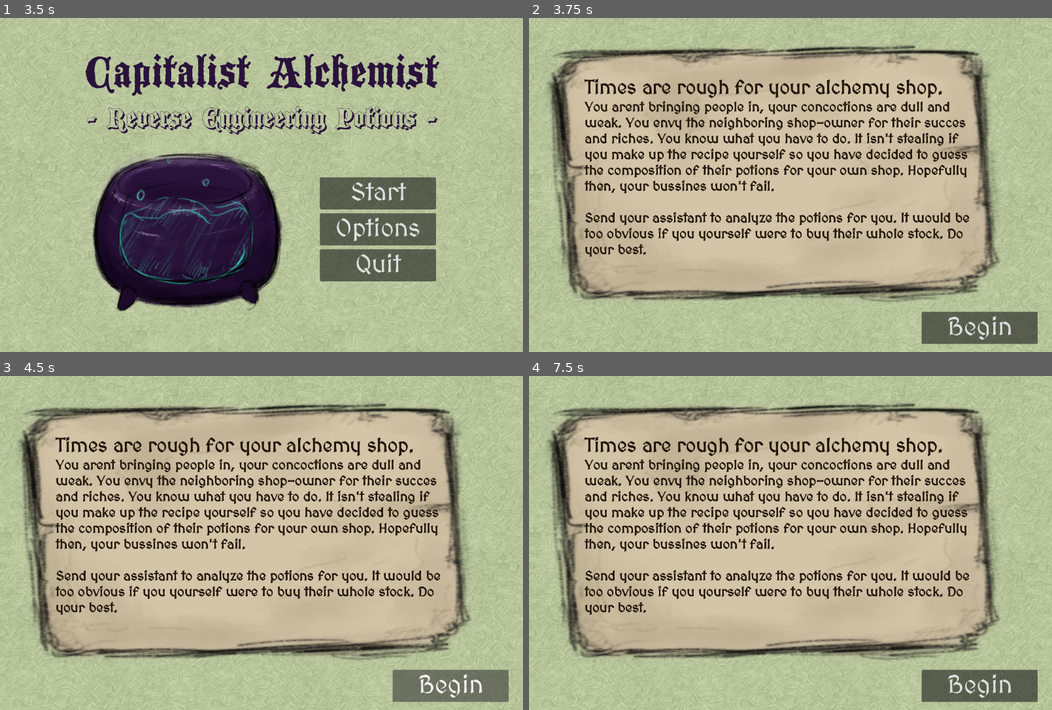
Above: before the commit, frames 1-4 (two rows, left to right).
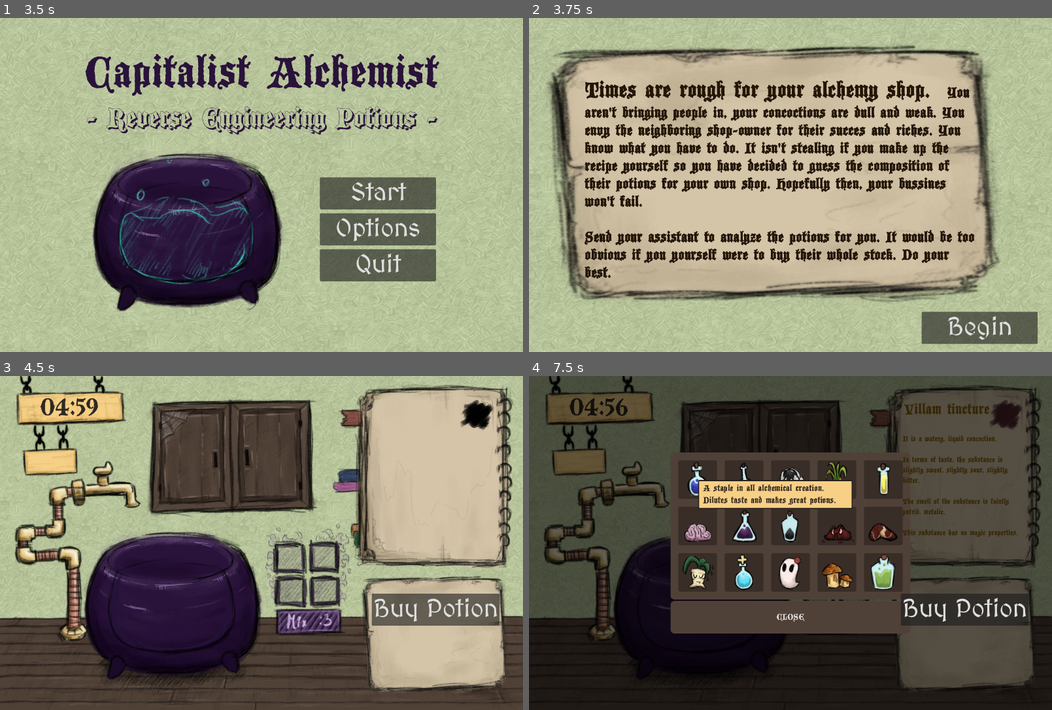
Above: after the commit, the same moments.

Repository: OsakiTsukiko/capitalist-alchemist
Game: Godot game, scene res://src/main_menu/main_menu.tscn
Same seed, same stepped clock (60 frames per second), same inputs: the game is played once before the commit and once after it.
Inputs (mouse positions are in pixels of both pictures, inside the frame that each line leads up to):
- Up to frame 1 (3.5 s): click "Options" at 0.5 s; click "Sound Effects" at 1.25 s; click "Music" at 2 s; click "Back" at 2.75 s
- Up to frame 2 (3.75 s): click "Start" at 3.5 s
- Up to frame 3 (4.5 s): click "Begin" at 4.25 s
- Up to frame 4 (7.5 s): click (963, 609) at 5 s, where only the run after the commit has a clickable "Buy Potion"; click (978, 686) at 5.75 s, where only the run before the commit has a clickable "Begin"; click (764, 456) at 6.52 s; click (696, 479) at 7.27 s

Frame 1 is identical in both runs. In frame 2, 17% of the frame differs, in the area x 10-86%, y 18-79%; in frame 3, 74%; in frame 4, 96%, in the area x 0-100%, y 0-100%.

Commit message:
add potion description and stuff

Diff:
--- a/src/game_scene/game_scene.gd
+++ b/src/game_scene/game_scene.gd
@@ -2,6 +2,10 @@
 
 @onready var indicator = $CanvasLayer/Indicator
 var indicator_visible: bool = false
+
+var current_potion: Potion
+
+@onready var description_label = $CanvasLayer/PotionDescriptionLabel
 
 @onready var timer = $Timer
 @onready var timer_label = $CanvasLayer/TimerLabel
@@ -49,3 +53,89 @@
 	if (!cabinet_node.visible):
 		indicator_visible = false
 		indicator.visible = indicator_visible
+
+
+func _on_btn_buy_pressed():
+	# create pot
+	current_potion = Potion.randomize_potion()
+	update_display()
+
+func update_display():
+	$CanvasLayer/PotionNameLabel.text = current_potion.potion_name
+	$Scrib.material.set_shader_parameter("color", current_potion.color)
+
+	var ok: bool = 0
+
+	description_label.text = ""
+
+	description_label.text += "It is a "
+
+	match current_potion.prop_array[0]:
+		0:
+			description_label.text += "fine powder substance.\n\n"
+		1:
+			description_label.text += "semisolid, cream-like consistency.\n\n"
+		2:
+			description_label.text += "watery, liquid concoction.\n\n"
+
+	description_label.text += "In terms of taste, the substance is"
+	for i in range(5):
+		if current_potion.prop_array[i + 1] != 0:
+
+			if ok == true:
+				description_label.text += ","
+
+			match current_potion.prop_array[i + 1]:
+				1:
+					description_label.text += " slightly"
+				2:
+					description_label.text += ""
+				3:
+					description_label.text += " very"
+
+			match i + 1:
+				1:
+					description_label.text += " sweet"
+				2:
+					description_label.text += " sour"
+				3:
+					description_label.text += " salty"
+				4:
+					description_label.text += " bitter"
+				5:
+					description_label.text += " mild"
+			ok = 1
+
+	ok = false
+	description_label.text += ".\n\nThe smell of the substance is"
+	for i in range(3):
+		if current_potion.prop_array[i + 6] != 0:
+
+			if ok == true:
+				description_label.text += ","
+
+			match current_potion.prop_array[i + 1]:
+				1:
+					description_label.text += " faintly"
+				2:
+					description_label.text += ""
+				3:
+					description_label.text += " pungently"
+
+			match i + 6:
+				6:
+					description_label.text += " putrid"
+				7:
+					description_label.text += " vegetal"
+				8:
+					description_label.text += " metalic"
+			ok = 1
+
+	description_label.text += ".\n\nThis substance has"
+	match current_potion.prop_array[9]:
+		0:
+			description_label.text += " no magic properties."
+		1:
+			description_label.text += " some magical powers."
+		2:
+			description_label.text += " great magical powers."
--- a/src/game_scene/game_scene.tscn
+++ b/src/game_scene/game_scene.tscn
@@ -1,10 +1,17 @@
-[gd_scene load_steps=6 format=3 uid="uid://c3qolrbcgxuxy"]
+[gd_scene load_steps=10 format=3 uid="uid://c3qolrbcgxuxy"]
 
 [ext_resource type="Script" path="res://src/game_scene/game_scene.gd" id="1_cuv0s"]
 [ext_resource type="Texture2D" uid="uid://cv3f5tvrom8l0" path="res://assets/img/main_scene_bg.png" id="1_xgtk4"]
 [ext_resource type="PackedScene" uid="uid://u7eb6leiedij" path="res://src/game_scene/indicator.tscn" id="3_sxek4"]
 [ext_resource type="FontFile" uid="uid://jp2ejc0xasmn" path="res://assets/fonts/Blackwood Castle.ttf" id="4_a8mpk"]
 [ext_resource type="PackedScene" uid="uid://dbvehg1dmn6kp" path="res://src/game_scene/cabinet.tscn" id="5_tukyl"]
+[ext_resource type="FontFile" uid="uid://b14682xgll42v" path="res://assets/fonts/MedievalSharp-Regular.ttf" id="6_q10wx"]
+[ext_resource type="Shader" path="res://src/temp_scene/temp_scene.gdshader" id="7_7xepj"]
+[ext_resource type="Texture2D" uid="uid://clc7gwb1y4qys" path="res://assets/img/SCRIB.png" id="7_d3ipf"]
+
+[sub_resource type="ShaderMaterial" id="ShaderMaterial_11eux"]
+shader = ExtResource("7_7xepj")
+shader_parameter/color = null
 
 [node name="GameScene" type="Node2D"]
 script = ExtResource("1_cuv0s")
@@ -42,12 +49,54 @@
 [node name="Cabinet" parent="CanvasLayer" instance=ExtResource("5_tukyl")]
 visible = false
 
+[node name="PotionNameLabel" type="Label" parent="CanvasLayer"]
+offset_left = 958.0
+offset_top = 64.0
+offset_right = 1203.0
+offset_bottom = 110.0
+theme_override_colors/font_color = Color(0.2, 0.14902, 0.00392157, 1)
+theme_override_fonts/font = ExtResource("4_a8mpk")
+theme_override_font_sizes/font_size = 40
+horizontal_alignment = 1
+vertical_alignment = 1
+autowrap_mode = 2
+max_lines_visible = 2
+
+[node name="BtnBuy" type="Button" parent="CanvasLayer"]
+custom_minimum_size = Vector2(300, 0)
+offset_left = 961.0
+offset_top = 563.0
+offset_right = 1289.0
+offset_bottom = 646.0
+size_flags_horizontal = 4
+focus_mode = 0
+theme_override_fonts/font = ExtResource("6_q10wx")
+theme_override_font_sizes/font_size = 65
+text = "Buy Potion"
+
+[node name="PotionDescriptionLabel" type="Label" parent="CanvasLayer"]
+offset_left = 966.0
+offset_top = 151.0
+offset_right = 1288.0
+offset_bottom = 459.0
+theme_override_colors/font_color = Color(0.2, 0.14902, 0.00392157, 1)
+theme_override_fonts/font = ExtResource("4_a8mpk")
+theme_override_font_sizes/font_size = 20
+autowrap_mode = 3
+
 [node name="Timer" type="Timer" parent="."]
 process_callback = 0
 wait_time = 300.0
 one_shot = true
 
+[node name="Scrib" type="Sprite2D" parent="."]
+material = SubResource("ShaderMaterial_11eux")
+position = Vector2(1234, 100)
+scale = Vector2(0.382812, 0.366248)
+texture = ExtResource("7_d3ipf")
+
 [connection signal="mouse_entered" from="CanvasLayer/CabinetBTN" to="." method="_on_cabinet_btn_mouse_entered"]
 [connection signal="mouse_exited" from="CanvasLayer/CabinetBTN" to="." method="_on_cabinet_btn_mouse_exited"]
 [connection signal="pressed" from="CanvasLayer/CabinetBTN" to="." method="_on_cabinet_btn_pressed"]
+[connection signal="pressed" from="CanvasLayer/BtnBuy" to="." method="_on_btn_buy_pressed"]
 [connection signal="timeout" from="Timer" to="." method="_on_timer_timeout"]
--- a/src/intro_scene/intro_scene.gd
+++ b/src/intro_scene/intro_scene.gd
@@ -3,4 +3,4 @@
 
 func _on_btn_begin_pressed():
 	SoundManager.play_sound("interface click")
-	#get_tree().change_scene_to_packed(load())
+	get_tree().change_scene_to_packed(load("res://src/game_scene/game_scene.tscn"))
--- a/src/intro_scene/intro_scene.tscn
+++ b/src/intro_scene/intro_scene.tscn
@@ -1,9 +1,10 @@
-[gd_scene load_steps=5 format=3 uid="uid://dvfu7squdj0um"]
+[gd_scene load_steps=6 format=3 uid="uid://dvfu7squdj0um"]
 
 [ext_resource type="Texture2D" uid="uid://bwkoqo1hto8p2" path="res://assets/img/ui_bg.png" id="1_eajt5"]
 [ext_resource type="Script" path="res://src/intro_scene/intro_scene.gd" id="1_ns85y"]
 [ext_resource type="Texture2D" uid="uid://b07rrudoqjtlc" path="res://assets/img/intro_scene/BRUH.png" id="2_q7t3w"]
 [ext_resource type="FontFile" uid="uid://b14682xgll42v" path="res://assets/fonts/MedievalSharp-Regular.ttf" id="3_anyt3"]
+[ext_resource type="FontFile" uid="uid://jp2ejc0xasmn" path="res://assets/fonts/Blackwood Castle.ttf" id="4_am0s7"]
 
 [node name="IntroScene" type="Control"]
 layout_mode = 3
@@ -29,12 +30,12 @@
 offset_bottom = 702.0
 theme_override_colors/default_color = Color(0.145098, 0.0823529, 0, 1)
 theme_override_constants/outline_size = 2
-theme_override_fonts/normal_font = ExtResource("3_anyt3")
-theme_override_fonts/bold_font = ExtResource("3_anyt3")
-theme_override_font_sizes/normal_font_size = 35
-theme_override_font_sizes/bold_font_size = 50
+theme_override_fonts/normal_font = ExtResource("4_am0s7")
+theme_override_fonts/bold_font = ExtResource("4_am0s7")
+theme_override_font_sizes/normal_font_size = 40
+theme_override_font_sizes/bold_font_size = 60
 bbcode_enabled = true
-text = "[b]Times are rough for your alchemy shop.[/b]   You arent bringing people in, your concoctions a …(288 unchanged characters)…
+text = "[b]Times are rough for your alchemy shop.[/b]   You aren't bringing people in, your concoctions a …(288 unchanged characters)…
 
 Send your assistant to analyze the potions for you. It would be too obvious if you yourself were to buy their whole stock. Do your best."
 
--- a/src/sound_manager/sound_manager.gd
+++ b/src/sound_manager/sound_manager.gd
@@ -6,6 +6,7 @@
 @onready var brew_potion_player = $BrewPotionStreamPlayer
 @onready var buy_potion_player = $BuyPotionStreamPlayer
 @onready var door_player = $DoorStreamPlayer
+@onready var quill_player = $QuillStreamPlayer
 
 
 func _ready():
@@ -27,3 +28,5 @@
 			buy_potion_player.play()
 		"door":
 			door_player.play()
+		"quill":
+			quill_player.play()
--- a/src/sound_manager/sound_manager.tscn
+++ b/src/sound_manager/sound_manager.tscn
@@ -6,6 +6,7 @@
 [ext_resource type="AudioStream" uid="uid://bvifarlv6hxm0" path="res://assets/sfx/bubble3.wav" id="4_4p8t4"]
 [ext_resource type="AudioStream" uid="uid://f21wknuu8hlr" path="res://assets/sfx/coin3.wav" id="5_l6a1v"]
 [ext_resource type="AudioStream" uid="uid://bfnup1mas56r4" path="res://assets/sfx/door.wav" id="6_fbf25"]
+[ext_resource type="AudioStream" uid="uid://bjm0q82itbegy" path="res://assets/sfx/quill.wav" id="7_3dsmu"]
 
 [node name="SoundManager" type="Node"]
 script = ExtResource("1_sv1qm")
@@ -35,3 +36,8 @@
 stream = ExtResource("6_fbf25")
 volume_db = -10.0
 bus = &"Sfx Bus"
+
+[node name="QuillStreamPlayer" type="AudioStreamPlayer" parent="."]
+stream = ExtResource("7_3dsmu")
+volume_db = -10.0
+bus = &"Sfx Bus"
Binary file added: assets/img/SCRIB.png
Not shown, added: assets/img/SCRIB.png.import
Not shown, added: assets/sfx/quill.wav.import
Not shown: 1 places in src/sound_manager/sound_manager.tscn that only renumber resources
Not shown, added: assets/sfx/quill.wav
